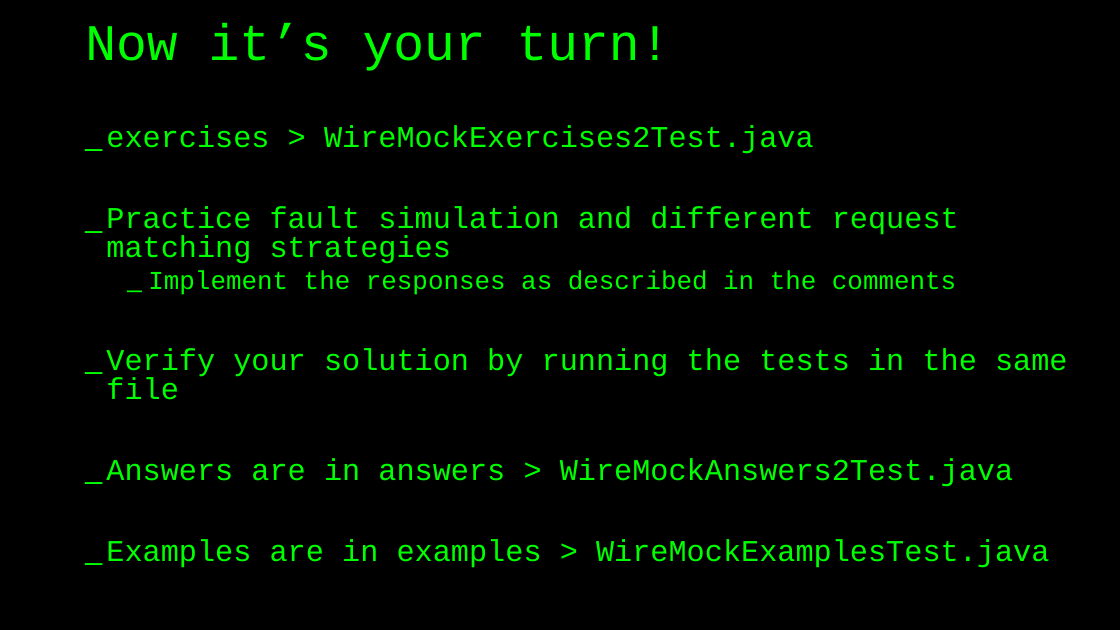
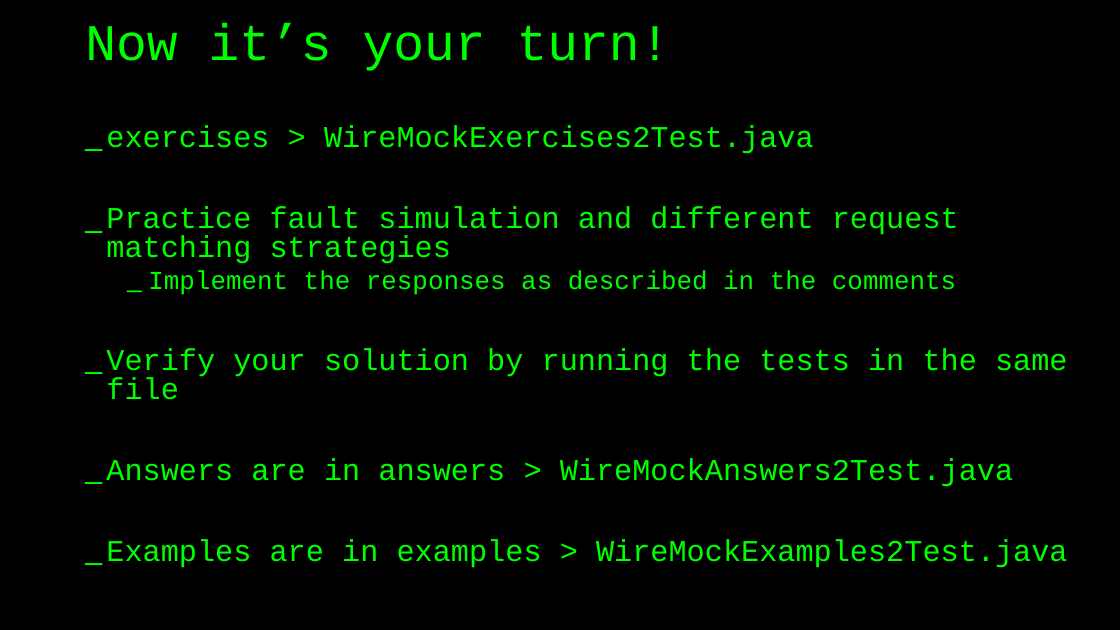
Before and after one commit to basdijkstra/wiremock-workshop, a slide deck: slide 38 of wiremock_workshop.pptx (slide 39 before the commit). Drawn at 1120x630 pixels with LibreOffice and Linux fonts; fonts in the diff are those of the drawing. Boxes give left, top, right and bottom in pixels: in the first picture for what was removed or moved away, otherwise in the second. Text is boxed around its words. In the diff, an @@ line names an element or a change of style, - is before the commit and + after.

```diff
--- a/wiremock_workshop.pptx
+++ b/wiremock_workshop.pptx
@@ text at box(106, 540, 1068, 568): text changed @@
-_ Examples are in examples > WireMockExamplesTest.java
+_ Examples are in examples > WireMockExamples2Test.java
```
Also in this commit, not shown: 12 other slides changed, 1 slide added, 2 slides removed, 2 other files.
